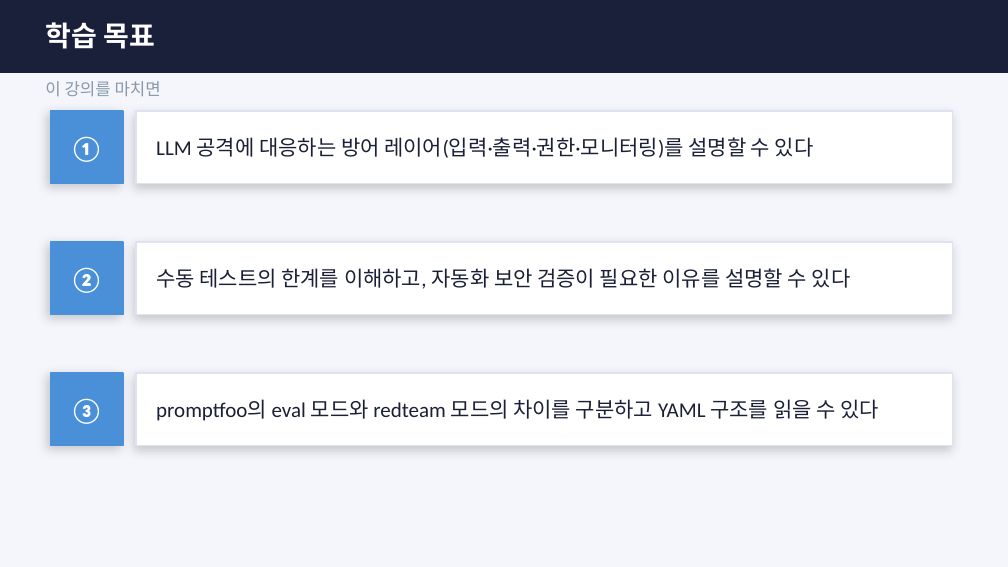
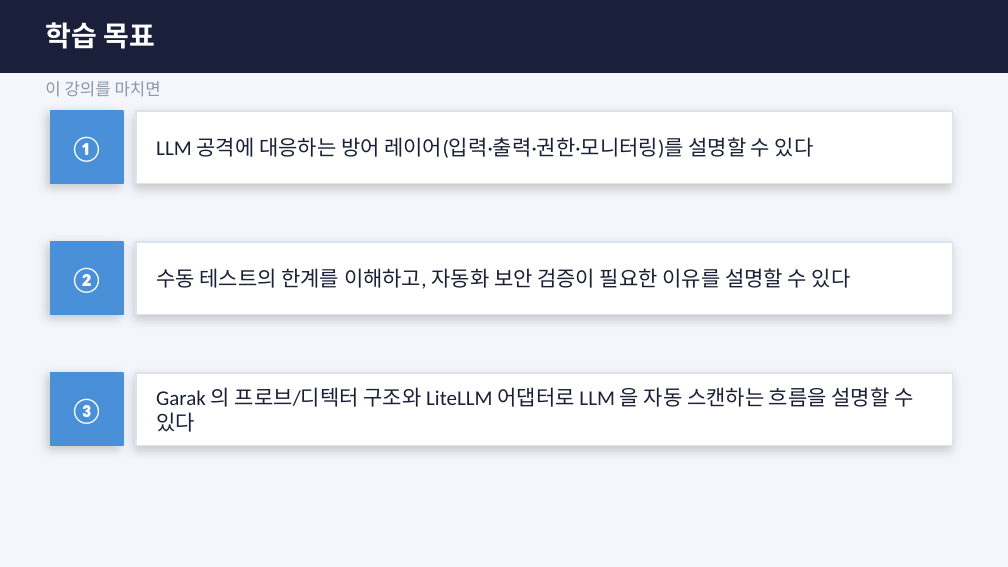
Before and after one commit to sulgik/security-workshop, a slide deck: slide 2 of ws02/class/ws02_슬롯3_방어대책_promptfoo.pptx. Drawn at 1008x567 pixels with LibreOffice and Linux fonts; fonts in the diff are those of the drawing. Boxes give left, top, right and bottom in pixels: in the first picture for what was removed or moved away, otherwise in the second. Text is boxed around its words. In the diff, an @@ line names an element or a change of style, - is before the commit and + after.

```diff
--- a/ws02/class/ws02_슬롯3_방어대책_promptfoo.pptx
+++ b/ws02/class/ws02_슬롯3_방어대책_promptfoo.pptx
@@ text at box(156, 387, 913, 432): text changed @@
-promptfoo의 eval 모드와 redteam 모드의 차이를 구분하고 YAML 구조를 읽을 수 있다
+Garak 의 프로브/디텍터 구조와 LiteLLM 어댑터로 LLM 을 자동 스캔하는 흐름을 설명할 수 있다
```
Also in this commit, not shown: 5 other slides changed, 3 slides added, 3 slides removed, 1 other file.
